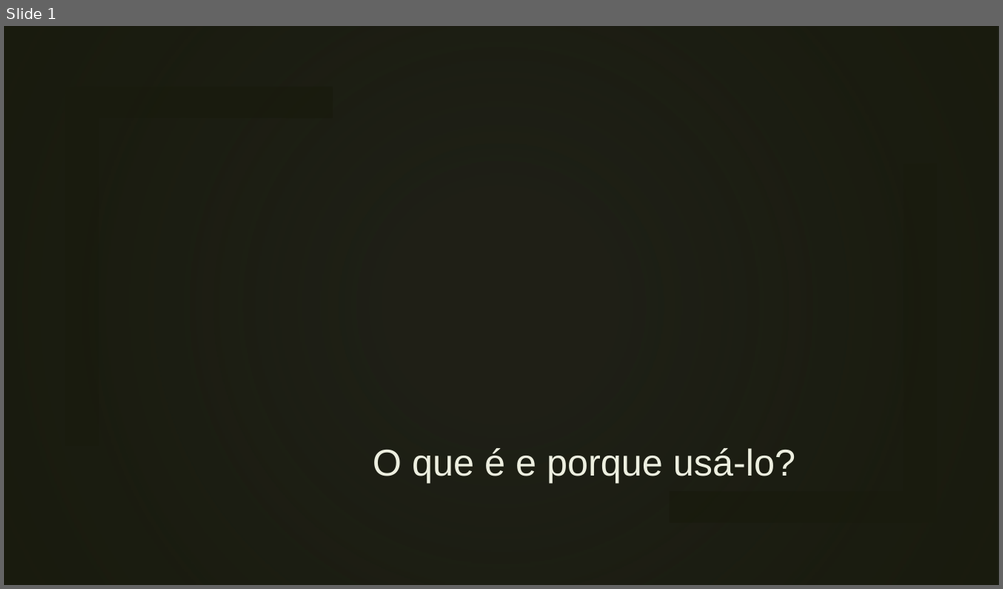
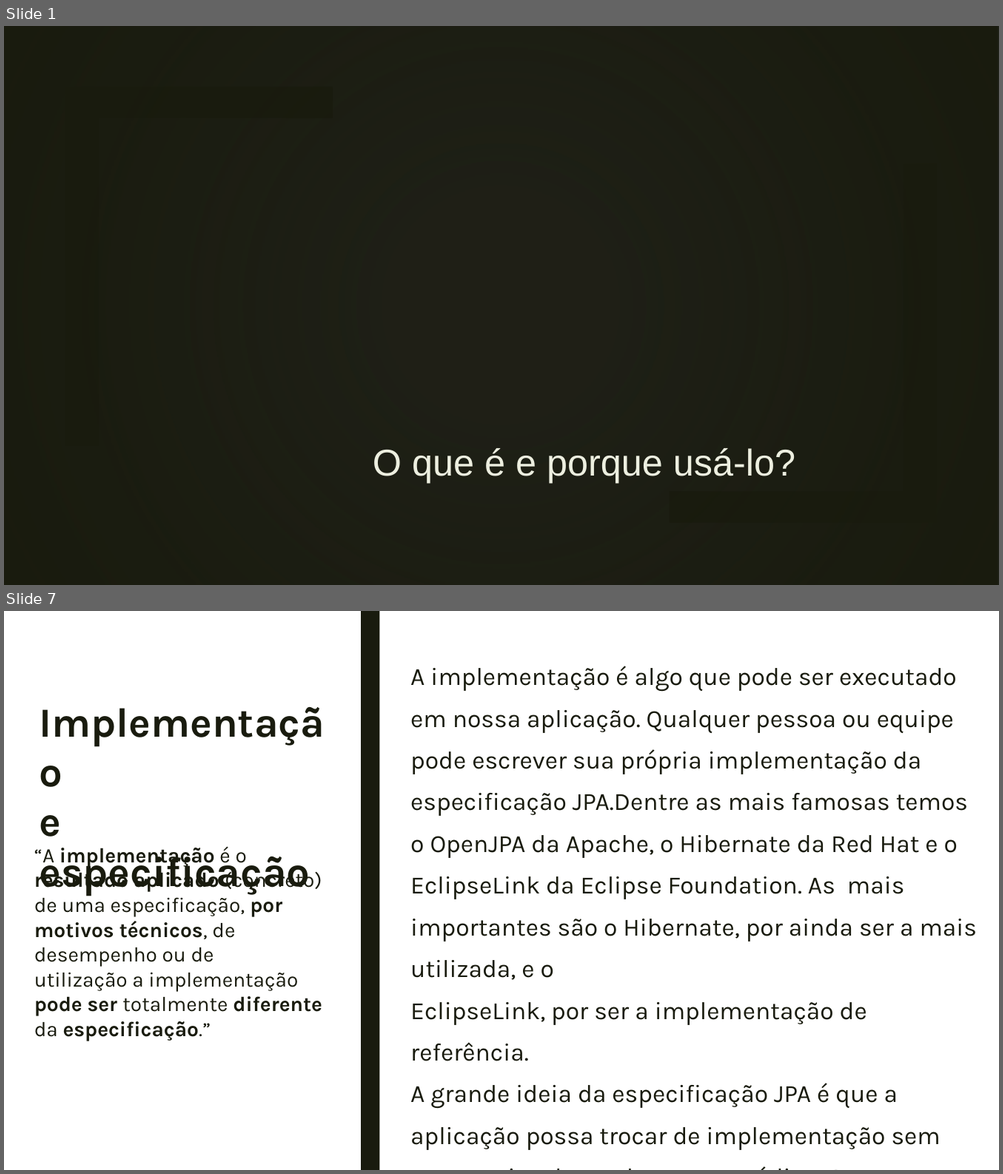
Before and after one commit to francielisabreu/BecaJava.hibernate, a slide deck: ppt_spring_jpa.pptx. Shown one above the other, each under a label of ours: slide 1 before the commit, slides 1 and 7 after it; the slides between them are not shown. The pictures are 1003x589 and 1003x1174 pixels, drawn with LibreOffice and Linux fonts; fonts in the diff are those of the drawing; background and template pictures are left out; a plain dark background stands for a picture behind light text. Boxes give left, top, right and bottom in pixels: in the first picture for what was removed or moved away, otherwise in the second. Text is boxed around its words. In the diff, an @@ line names an element or a change of style, - is before the commit and + after.

Commit message:
informação sobre implementação e especificação

```diff
--- a/ppt_spring_jpa.pptx
+++ b/ppt_spring_jpa.pptx
@@ slide 7 added at (x1=4, y1=611, x2=999, y2=1170), background #92D050 @@
@@ rectangle added at (x1=4, y1=611, x2=999, y2=1170), fill #FFFFFF @@
@@ rectangle added at (x1=42, y1=611, x2=62, y2=1170), fill #191B0E @@
@@ rectangle added at (x1=361, y1=611, x2=379, y2=1170), fill #191B0E @@
@@ text added at (x1=410, y1=666, x2=977, y2=1150), 24 pt, text #191B0E @@
+A implementação é algo que pode ser executado em nossa aplicação. Qualquer pessoa ou equipe pode escrever sua própria implementação da especificação JPA.Dentre as mais famosas temos o OpenJPA da Apache, o Hibernate da Red Hat e o EclipseLink da Eclipse Foundation. As mais importantes são o Hibernate, por ainda ser a mais utilizada, e o
+EclipseLink, por ser a implementação de referência.
+A grande ideia da especificação JPA é que a aplicação possa trocar de implementação sem que precise de mudanças no código. Apenas um pouco de configuração.
@@ title added at (x1=40, y1=815, x2=310, y2=896), 40 pt, text #191B0E, bold @@
+Implementação
+e especificação
@@ text added at (x1=34, y1=846, x2=322, y2=1042), 20 pt, text #191B0E @@
+“A implementação é o resultado aplicado (concreto) de uma especificação, por motivos técnicos, de desempenho ou de
+utilização a implementação pode ser totalmente diferente
+da especificação.”
```
Also in this commit, not shown: 5 slides changed, 1 other slide added.
